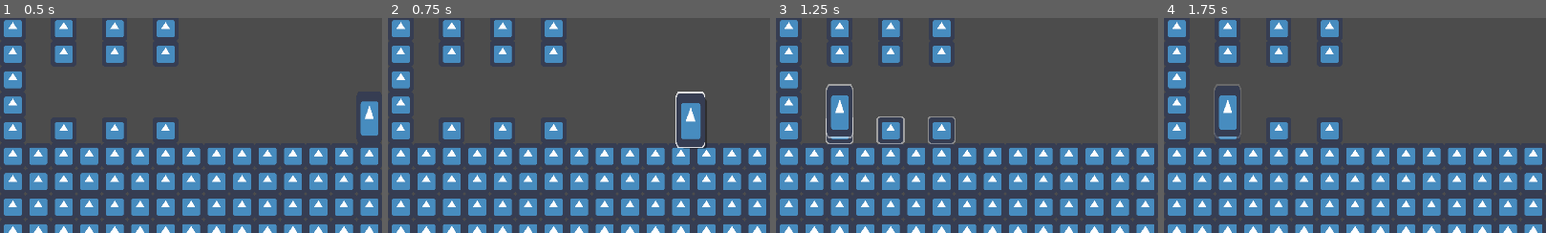
Above: before the commit, frames 1-4 (left to right).
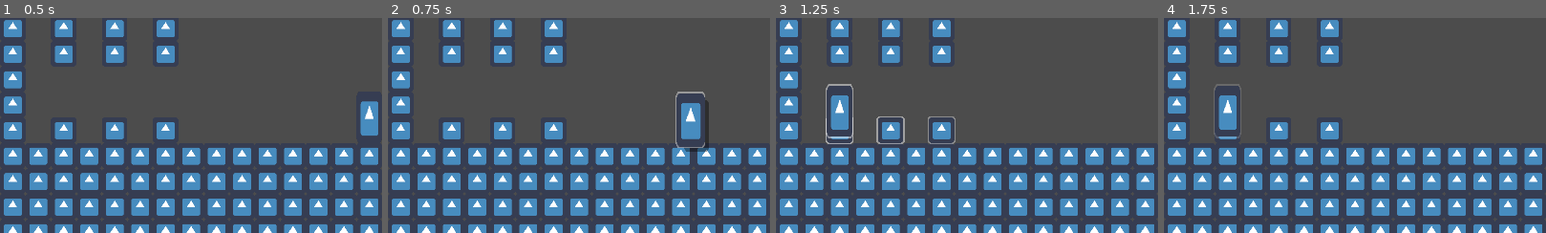
Above: after the commit, the same moments.

Repository: Gravedigger7789/little-willys-milk-bar
Game: Godot game, scene res://World.tscn
Two runs of this game, one before a commit and one after it. Both use one fixed random seed, a clock stepped at 60 frames per second and the inputs below. The engine's default icon, where the game draws it, is replaced by a stand-in: a white triangle on a blue panel in a dark square.
Inputs (mouse positions are % of the whole screen's width and height, from its top left):
- Up to frame 1 (0.5 s): no input
- Up to frame 2 (0.75 s): tap Enter at 0.5 s; drag from (48, 71) to (8, 74) at 0.52 s
- Up to frame 3 (1.25 s): no input
- Up to frame 4 (1.75 s): drag from (30, 55) to (8, 74) at 1.27 s
The pictures show only the part of the screen within x 0-50%, y 48-98%; the shares and areas given below are measured in that part.

Frame 1 is identical in both runs. In frame 2, 0.4% of the frame differs, in the area x 75-84%, y 34-63%; in frame 3, less than 0.1%; in frame 4, nothing differs.

Commit message:
Refactored and locked to screen bounds

Diff:
--- a/src/Objects/Draggable.gd
+++ b/src/Objects/Draggable.gd
@@ -5,17 +5,17 @@
 
 export var outline_color := Color.white
 
+var _dragging := false
+var _touch_position_offset := Vector2()
+var _shadow_lift_offset := Vector2(15, 15)
+
 onready var sprite: Sprite = $Sprite
 onready var sprite_start_scale := sprite.scale
 onready var sprite_lift_scale := sprite_start_scale + Vector2(0.1, 0.1)
 onready var sprite_shadow: Sprite = $SpriteShadow
 onready var sprite_shadow_start_position := sprite_shadow.position
 onready var snap_position: Position2D = $SnapPosition
-
-
-var _dragging := false
-var _touch_position_offset := Vector2()
-var _shadow_lift_offset := Vector2(10, 10)
+onready var viewport_bounds: Rect2 = get_viewport().get_visible_rect()
 
 
 func _ready() -> void:
@@ -25,52 +25,74 @@
 func _process(_delta: float) -> void:
 	if _dragging:
 		var new_position = get_global_mouse_position() - _touch_position_offset
-		var tween := create_tween() \
-			.set_trans(Tween.TRANS_SINE) \
-			.set_ease(Tween.EASE_OUT)
-		# warning-ignore:return_value_discarded
-		tween.tween_property(self, "global_position", new_position, 0.15)
-		if sprite.scale == sprite_start_scale:
-			# warning-ignore:return_value_discarded
-			tween.parallel().tween_property(sprite, "scale", sprite_lift_scale, 0.15)
-		if sprite_shadow.position == sprite_shadow_start_position:
-			# warning-ignore:return_value_discarded
-			tween.parallel().tween_property(sprite_shadow, "position", sprite_shadow.position + _shadow_lift_offset, 0.15)
-	else:
-		if sprite.scale != sprite_start_scale or sprite_shadow.position != sprite_shadow_start_position:
-			var tween := create_tween() \
-				.set_trans(Tween.TRANS_SINE) \
-				.set_ease(Tween.EASE_OUT)
-			# warning-ignore:return_value_discarded
-			tween.tween_property(sprite, "scale", sprite_start_scale, 0.15)
-			# warning-ignore:return_value_discarded
-			tween.parallel().tween_property(sprite_shadow, "position", sprite_shadow_start_position, 0.15)
+		if (viewport_bounds.has_point(new_position)):
+			_tween_position(new_position)
 
 
 func _input(event: InputEvent) -> void:
 	if _dragging and (event.is_action_released("touch") or \
 		(event is InputEventScreenTouch and !event.is_pressed())):
 		get_tree().set_input_as_handled()
-		_dragging = false
-		monitorable = false
-		emit_signal("put_down", self)
+		_put_down()
 
 
 func _on_Draggable_input_event(_viewport: Node, event: InputEvent, _shape_idx: int) -> void:
 	if event.is_action_pressed("touch"):
 		get_tree().set_input_as_handled()
-		emit_signal("picked_up", self)
-		_dragging = true
-		_touch_position_offset = get_global_mouse_position() - global_position
-		monitorable = true
+		_pickup()
 
 
 func _on_Draggable_mouse_entered() -> void:
-	_tween_outline(0.0, 1.0)
+	if (!_dragging):
+		_tween_outline(0.0, 1.0)
 
 
 func _on_Draggable_mouse_exited() -> void:
-	_tween_outline(1.0, 0.0)
+	if (!_dragging):
+		_tween_outline(1.0, 0.0)
+
+
+func snap_to_position(value: Vector2) -> void:
+	# warning-ignore:return_value_discarded
+	_tween_position(value - snap_position.position)
+
+
+func _pickup() -> void:
+	emit_signal("picked_up", self)
+	_touch_position_offset = get_global_mouse_position() - global_position
+	monitorable = true
+	_dragging = true
+
+	if (sprite.scale == sprite_start_scale or \
+		sprite_shadow.position == sprite_shadow_start_position):
+		_tween_scale_and_shadows(sprite_lift_scale, sprite_shadow.position + _shadow_lift_offset)
+
+
+func _put_down() -> void:
+	_dragging = false
+	monitorable = false
+	emit_signal("put_down", self)
+
+	# if the mouse is not hovering the draggable when put down, turn off the outline
+	if (!self.get_viewport_rect().has_point(get_global_mouse_position())):
+		_tween_outline(1.0, 0.0)
+
+	if sprite.scale != sprite_start_scale or \
+		sprite_shadow.position != sprite_shadow_start_position:
+		_tween_scale_and_shadows(sprite_start_scale, sprite_shadow_start_position)
+
+
+func _set_outline_alpha(value: float) -> void:
+	outline_color.a = value
+	sprite.material.set_shader_param("outline_color", outline_color)
+
+
+func _tween_position(value: Vector2) -> void:
+	var tween := create_tween() \
+		.set_trans(Tween.TRANS_SINE) \
+		.set_ease(Tween.EASE_OUT)
+	# warning-ignore:return_value_discarded
+	tween.tween_property(self, "global_position", value, 0.15)
 
 
 func _tween_outline(from: float, to: float):
@@ -78,17 +100,14 @@
 		.set_trans(Tween.TRANS_LINEAR) \
 		.set_ease(Tween.EASE_OUT)
 	# warning-ignore:return_value_discarded
-	tween.tween_method(self, "_outline_alpha", from, to, 0.5)
+	tween.tween_method(self, "_set_outline_alpha", from, to, 0.5)
 
 
-func _outline_alpha(value: float) -> void:
-	outline_color.a = value
-	sprite.material.set_shader_param("outline_color", outline_color)
-
-
-func snap_to_position(value: Vector2) -> void:
-	var tween := create_tween() \
-		.set_trans(Tween.TRANS_SINE) \
-		.set_ease(Tween.EASE_OUT)
-	# warning-ignore:return_value_discarded
-	tween.tween_property(self, "global_position", value - snap_position.position, 0.15)
+func _tween_scale_and_shadows(sprite_scale: Vector2, shadow_offset: Vector2) -> void:
+		var tween := create_tween() \
+			.set_trans(Tween.TRANS_SINE) \
+			.set_ease(Tween.EASE_OUT)
+		# warning-ignore:return_value_discarded
+		tween.tween_property(sprite, "scale", sprite_scale, 0.15)
+		# warning-ignore:return_value_discarded
+		tween.parallel().tween_property(sprite_shadow, "position", shadow_offset, 0.15)
